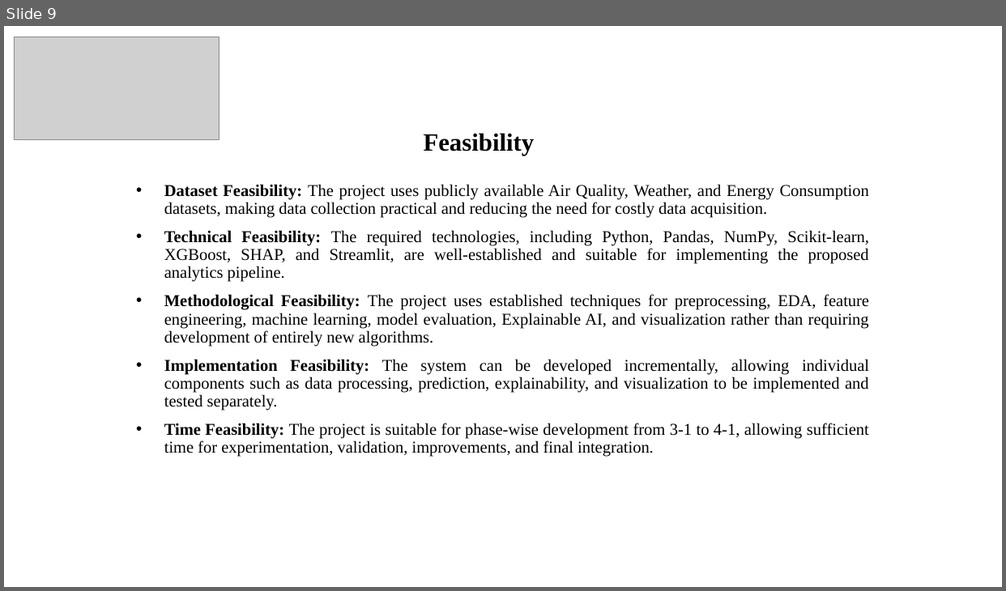
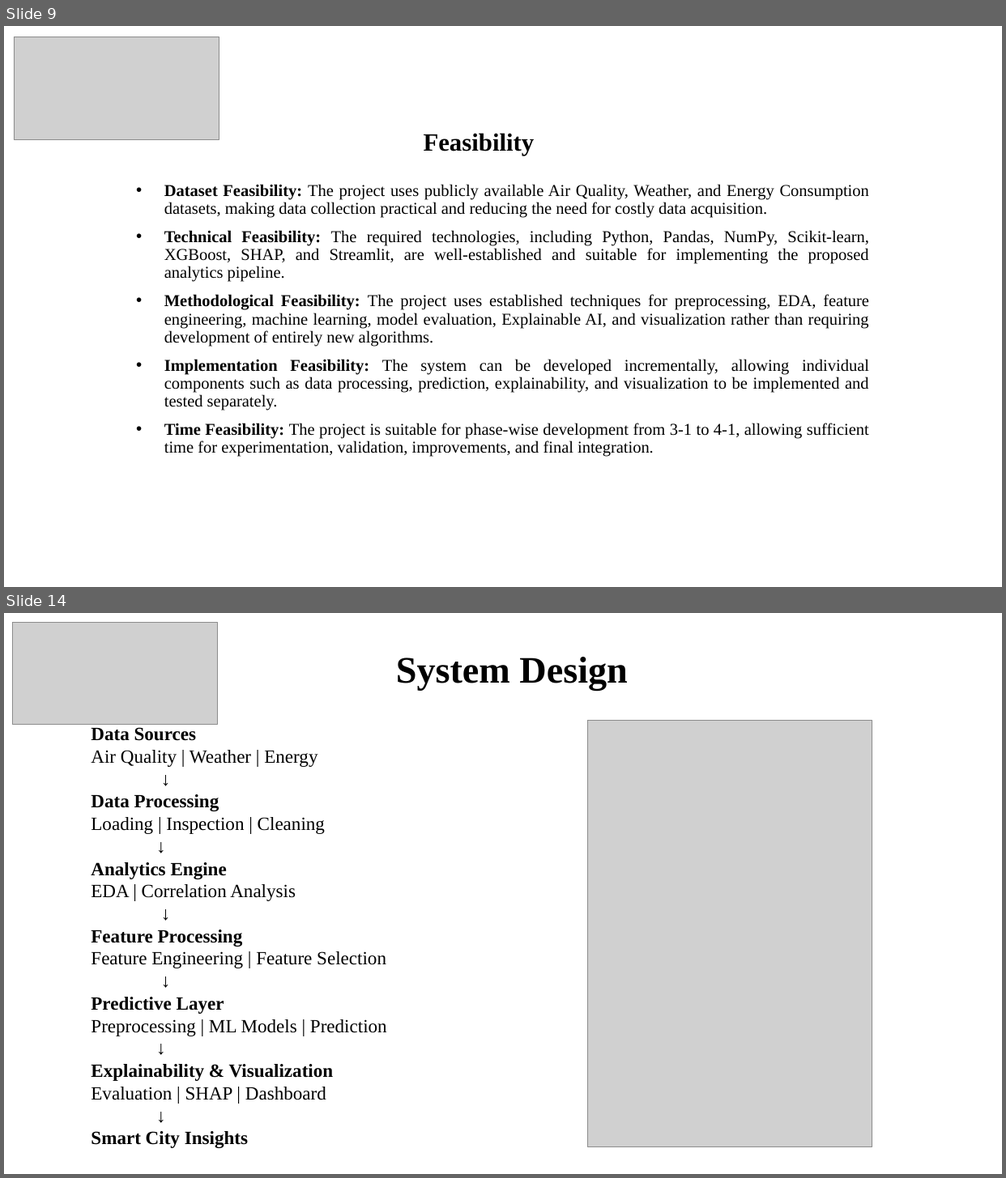
Before and after one commit to sharmi-pathi/KLH-CSE-2026-27-2420030042-Explainable-Data-Analytics-for-Sustainable-Smart-City-Applications, a slide deck: docs/Batch 4-DAV Project PPT.pptx. Shown one above the other, each under a label of ours: slide 9 before the commit, slides 9 and 14 after it; the slides between them are not shown. The pictures are 1006x591 and 1006x1178 pixels, drawn with LibreOffice and Linux fonts; fonts in the diff are those of the drawing; grey boxes stand for pictures. Boxes give left, top, right and bottom in pixels: in the first picture for what was removed or moved away, otherwise in the second. Text is boxed around its words. In the diff, an @@ line names an element or a change of style, - is before the commit and + after.

```diff
--- a/docs/Batch 4-DAV Project PPT.pptx
+++ b/docs/Batch 4-DAV Project PPT.pptx
@@ slide 14 added at <box>4,613,1002,1174</box>, background #FFFFFF @@
@@ picture added at <box>12,622,216,725</box> @@
@@ text added at <box>396,657,627,690</box>, 36 pt, text #000000, bold @@
+System Design
@@ text added at <box>91,727,387,1148</box>, 18 pt, text #000000 @@
+Data Sources
+Air Quality | Weather | Energy
+↓
+Data Processing
+Loading | Inspection | Cleaning
+↓
+Analytics Engine
+EDA | Correlation Analysis
+↓
+Feature Processing
+Feature Engineering | Feature Selection
+↓
+Predictive Layer
+Preprocessing | ML Models | Prediction
+↓
+Explainability & Visualization
+Evaluation | SHAP | Dashboard
+↓
+Smart City Insights
@@ picture added at <box>587,720,872,1147</box> @@
```
Also in this commit, not shown: 5 slides changed, 17 other slides added.
